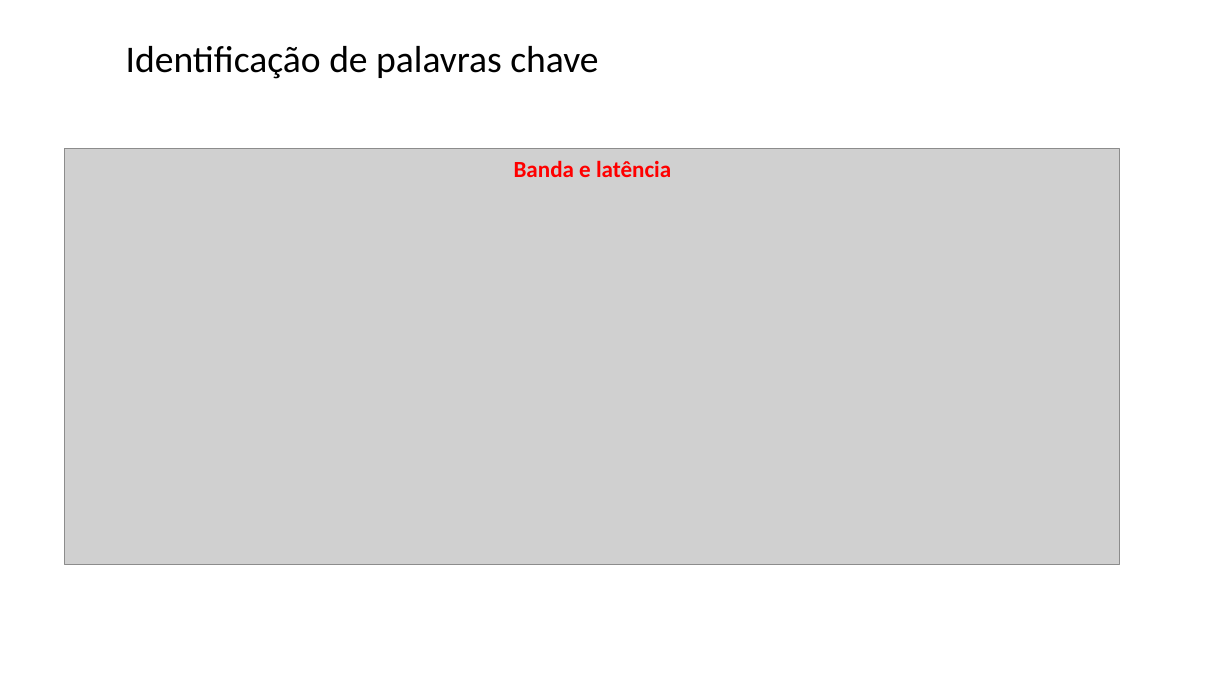
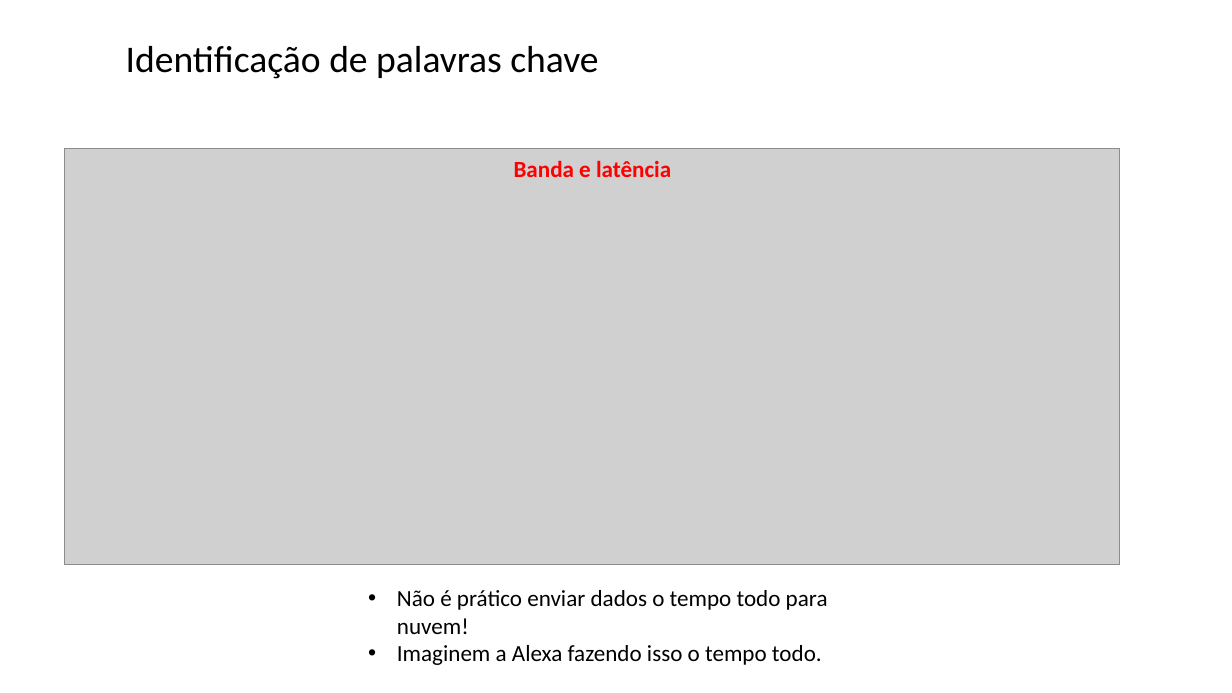
Before and after one commit to zz4fap/tp557-iot-ml, a slide deck: slide 12 of slides/TP557_17_identificação_palavras_chave.pptx (slide 8 before the commit). Drawn at 1232x693 pixels with LibreOffice and Linux fonts; fonts in the diff are those of the drawing; grey boxes stand for pictures; background and template pictures are left out. Boxes give left, top, right and bottom in pixels: in the first picture for what was removed or moved away, otherwise in the second. Text is boxed around its words. In the diff, an @@ line names an element or a change of style, - is before the commit and + after.

```diff
--- a/slides/TP557_17_identificação_palavras_chave.pptx
+++ b/slides/TP557_17_identificação_palavras_chave.pptx
@@ text added at [397,590,828,665], 18 pt, text #000000 @@
+• Não é prático enviar dados o tempo todo para nuvem!
+• Imaginem a Alexa fazendo isso o tempo todo.
```
Also in this commit, not shown: 6 other slides changed, 6 slides added.
